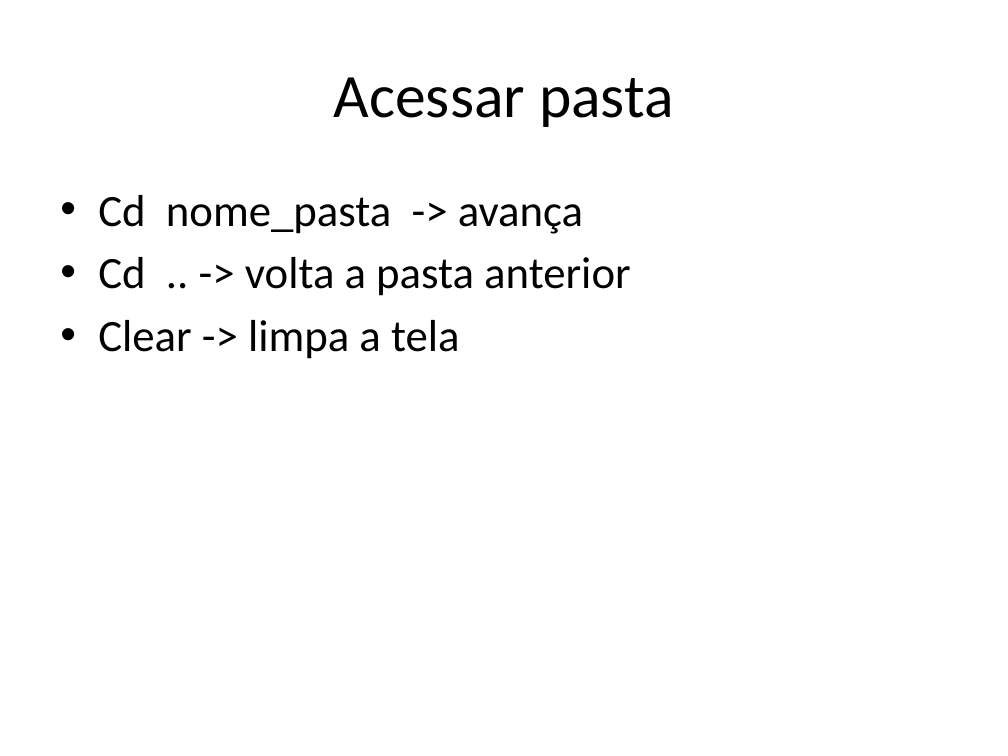
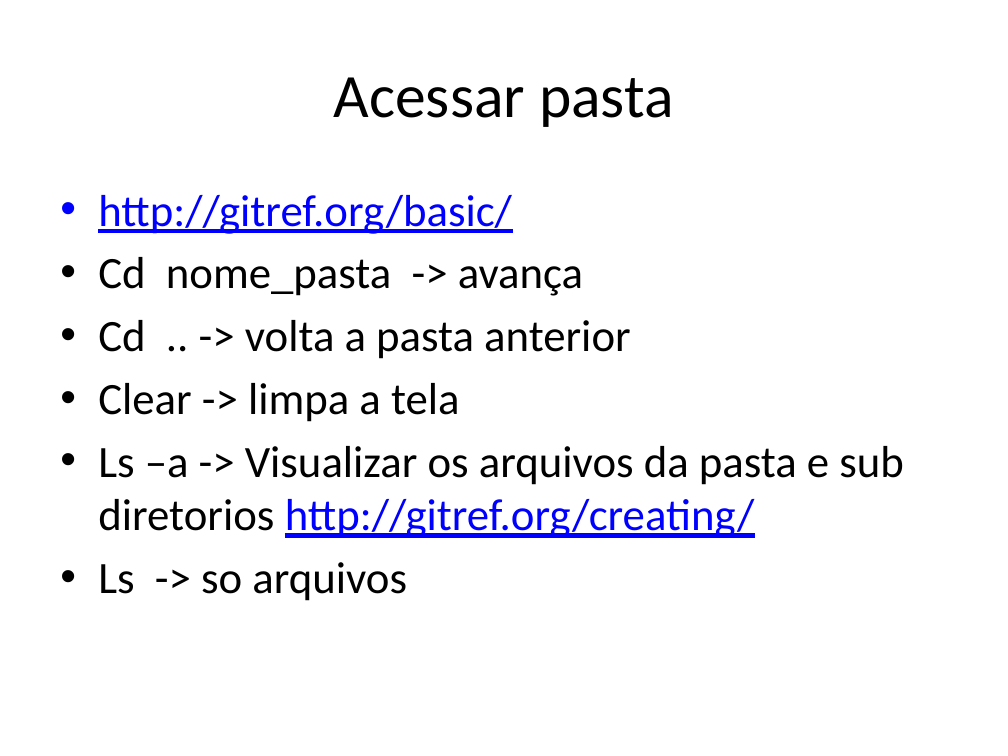
Before and after one commit to AdrianoDias0007/observacoes, a slide deck: slide 5 of git_tutorial.pptx. Drawn at 1008x756 pixels with LibreOffice and Linux fonts; fonts in the diff are those of the drawing. Boxes give left, top, right and bottom in pixels: in the first picture for what was removed or moved away, otherwise in the second. Text is boxed around its words. In the diff, an @@ line names an element or a change of style, - is before the commit and + after.

```diff
--- a/git_tutorial.pptx
+++ b/git_tutorial.pptx
@@ text at box(98, 195, 512, 234): paragraph added @@
+• http://gitref.org/basic/
@@ text at box(98, 446, 904, 601): paragraphs added @@
+• Ls –a -> Visualizar os arquivos da pasta e sub diretorios http://gitref.org/creating/
+• Ls -> so arquivos
```
Also in this commit, not shown: 1 other slide changed, 1 other file.
